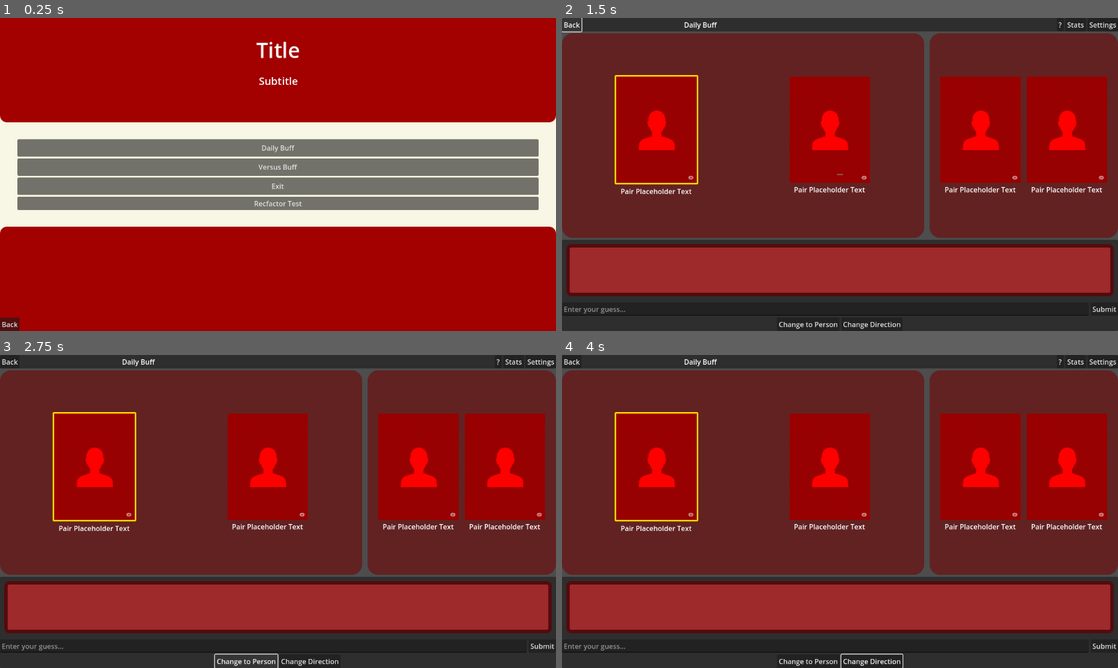
Above: before the commit, frames 1-4 (two rows, left to right).
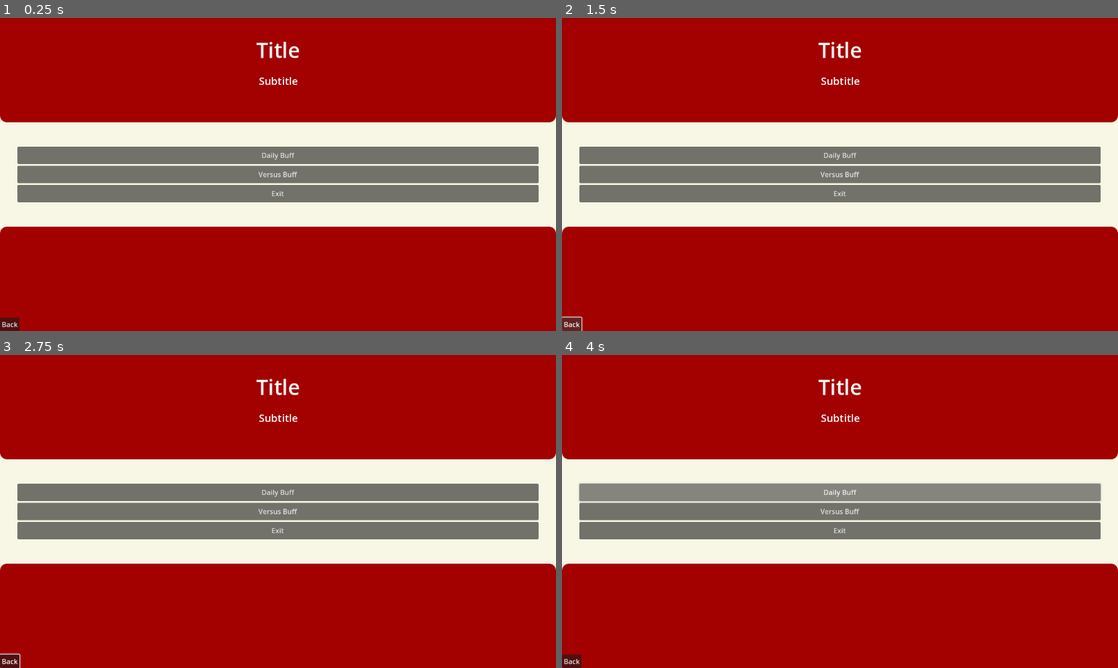
Above: after the commit, the same moments.

Repository: PlanetAriumGameStudio/movie-bluff-gameapp
Game: Godot game, scene res://scenes/menus/main_menu/main_menu.tscn
Same seed, same stepped clock (60 frames per second), same inputs: the game is played once before the commit and once after it. This scene is started directly instead of the project's main scene.
Inputs (mouse positions are in pixels of both pictures, inside the frame that each line leads up to):
- Up to frame 1 (0.25 s): no input
- Up to frame 2 (1.5 s): click (840, 202) at 0.5 s, where only the run before the commit has a clickable "Recfactor Test"; click "Back" at 1.25 s
- Up to frame 3 (2.75 s): click (244, 661) at 2 s, where only the run before the commit has a clickable "Change to Person"
- Up to frame 4 (4 s): click (873, 661) at 2.75 s, where only the run before the commit has a clickable "Change Direction"; click (840, 492) at 3.5 s, where only the run after the commit has a clickable "Daily Buff"

The runs differ from the first frame. In frame 1, 7.9% of the frame differs, in the area x 3-97%, y 38-62%; in frame 2, 92%, in the area x 0-100%, y 0-100%; in frame 3, 92%; in frame 4, 92%.

Commit message:
chore: removing old daily scene

Diff:
--- a/scenes/game_scenes/daily_game.tscn
+++ /dev/null
@@ -1,196 +0,0 @@
-[gd_scene load_steps=10 format=3 uid="uid://7qt1dp4hjbjs"]
-
-[ext_resource type="Script" uid="uid://b7t0shptpvpcv" path="res://scripts/game_scenes/daily_game.gd" id="1_8tb7p"]
-[ext_resource type="PackedScene" uid="uid://gou6m2qym2gd" path="res://scenes/game_scenes/daily_path.tscn" id="2_heer1"]
-[ext_resource type="PackedScene" uid="uid://dtjpcnacdl0pk" path="res://scenes/game_scenes/movie_person_pair.tscn" id="3_xakyb"]
-[ext_resource type="PackedScene" uid="uid://bo8gaqlalrqy4" path="res://scenes/menus/daily_submission_popup/bar_chart.tscn" id="4_6rhka"]
-
-[sub_resource type="StyleBoxFlat" id="StyleBoxFlat_2sjiv"]
-bg_color = Color(0.79, 0.76788, 0.6794, 1)
-
-[sub_resource type="StyleBoxFlat" id="StyleBoxFlat_xdbol"]
-bg_color = Color(0.639216, 0, 0, 1)
-corner_radius_bottom_right = 16
-corner_radius_bottom_left = 16
-
-[sub_resource type="StyleBoxFlat" id="StyleBoxFlat_kbjor"]
-bg_color = Color(0.64, 0, 0, 1)
-border_color = Color(0.45098, 0, 0, 1)
-corner_radius_top_left = 16
-corner_radius_top_right = 16
-
-[sub_resource type="StyleBoxEmpty" id="StyleBoxEmpty_2sjiv"]
-
-[sub_resource type="StyleBoxFlat" id="StyleBoxFlat_a0igo"]
-bg_color = Color(0.619608, 0.164706, 0.168627, 1)
-border_width_left = 8
-border_width_top = 8
-border_width_right = 8
-border_width_bottom = 8
-border_color = Color(0.329412, 0.0431373, 0.054902, 1)
-corner_radius_top_left = 10
-corner_radius_top_right = 10
-corner_radius_bottom_right = 10
-corner_radius_bottom_left = 10
-
-[node name="DailyGame" type="Control"]
-layout_mode = 3
-anchors_preset = 15
-anchor_right = 1.0
-anchor_bottom = 1.0
-grow_horizontal = 2
-grow_vertical = 2
-size_flags_horizontal = 4
-size_flags_vertical = 4
-script = ExtResource("1_8tb7p")
-
-[node name="PanelContainer" type="PanelContainer" parent="."]
-layout_mode = 1
-anchors_preset = 15
-anchor_right = 1.0
-anchor_bottom = 1.0
-grow_horizontal = 2
-grow_vertical = 2
-theme_override_styles/panel = SubResource("StyleBoxFlat_2sjiv")
-
-[node name="ScreenVBoxContainer" type="VBoxContainer" parent="PanelContainer"]
-layout_mode = 2
-
-[node name="HeaderContainer" type="PanelContainer" parent="PanelContainer/ScreenVBoxContainer"]
-layout_mode = 2
-theme_override_styles/panel = SubResource("StyleBoxFlat_xdbol")
-
-[node name="VBoxContainer" type="VBoxContainer" parent="PanelContainer/ScreenVBoxContainer/HeaderContainer"]
-layout_mode = 2
-
-[node name="HeaderHBox" type="HBoxContainer" parent="PanelContainer/ScreenVBoxContainer/HeaderContainer/VBoxContainer"]
-layout_mode = 2
-
-[node name="BackButton" type="Button" parent="PanelContainer/ScreenVBoxContainer/HeaderContainer/VBoxContainer/HeaderHBox"]
-layout_mode = 2
-text = "Back to Main Menu"
-
-[node name="Spacer" type="Control" parent="PanelContainer/ScreenVBoxContainer/HeaderContainer/VBoxContainer/HeaderHBox"]
-layout_mode = 2
-size_flags_horizontal = 3
-
-[node name="OptionsButton" type="Button" parent="PanelContainer/ScreenVBoxContainer/HeaderContainer/VBoxContainer/HeaderHBox"]
-layout_mode = 2
-text = "Options
-"
-
-[node name="DailyPath" parent="PanelContainer/ScreenVBoxContainer/HeaderContainer/VBoxContainer" instance=ExtResource("2_heer1")]
-unique_name_in_owner = true
-layout_mode = 2
-size_flags_horizontal = 1
-
-[node name="GameboardHBoxContainer" type="HSplitContainer" parent="PanelContainer/ScreenVBoxContainer"]
-unique_name_in_owner = true
-layout_mode = 2
-size_flags_horizontal = 3
-size_flags_vertical = 3
-dragging_enabled = false
-dragger_visibility = 1
-
-[node name="StartingPair" parent="PanelContainer/ScreenVBoxContainer/GameboardHBoxContainer" instance=ExtResource("3_xakyb")]
-unique_name_in_owner = true
-layout_mode = 2
-size_flags_vertical = 1
-
-[node name="FinishingPair" parent="PanelContainer/ScreenVBoxContainer/GameboardHBoxContainer" instance=ExtResource("3_xakyb")]
-unique_name_in_owner = true
-layout_mode = 2
-
-[node name="UserInputMargin" type="PanelContainer" parent="PanelContainer/ScreenVBoxContainer"]
-unique_name_in_owner = true
-custom_minimum_size = Vector2(0, 120)
-layout_mode = 2
-size_flags_horizontal = 3
-theme_override_styles/panel = SubResource("StyleBoxFlat_kbjor")
-
-[node name="VBoxContainer" type="VBoxContainer" parent="PanelContainer/ScreenVBoxContainer/UserInputMargin"]
-custom_minimum_size = Vector2(0, 150)
-layout_mode = 2
-alignment = 2
-
-[node name="VBoxContainer2" type="HBoxContainer" parent="PanelContainer/ScreenVBoxContainer/UserInputMargin/VBoxContainer"]
-layout_mode = 2
-alignment = 1
-
-[node name="ChangeDirectionButton" type="Button" parent="PanelContainer/ScreenVBoxContainer/UserInputMargin/VBoxContainer/VBoxContainer2"]
-layout_mode = 2
-text = "Change Direction"
-
-[node name="ChangeTypeToggleButton" type="Button" parent="PanelContainer/ScreenVBoxContainer/UserInputMargin/VBoxContainer/VBoxContainer2"]
-unique_name_in_owner = true
-layout_mode = 2
-text = "Toggle Change Type"
-
-[node name="VBoxContainer" type="VBoxContainer" parent="PanelContainer/ScreenVBoxContainer/UserInputMargin/VBoxContainer"]
-custom_minimum_size = Vector2(400, 0)
-layout_mode = 2
-size_flags_vertical = 8
-
-[node name="SubmissionInput" type="LineEdit" parent="PanelContainer/ScreenVBoxContainer/UserInputMargin/VBoxContainer/VBoxContainer"]
-unique_name_in_owner = true
-custom_minimum_size = Vector2(0, 40)
-layout_mode = 2
-theme_override_styles/focus = SubResource("StyleBoxEmpty_2sjiv")
-placeholder_text = "Enter Next Step Here"
-keep_editing_on_text_submit = true
-
-[node name="SubmissionButton" type="Button" parent="PanelContainer/ScreenVBoxContainer/UserInputMargin/VBoxContainer/VBoxContainer"]
-unique_name_in_owner = true
-layout_mode = 2
-text = "Add "
-
-[node name="GameCompletionPopupPanel" type="PopupPanel" parent="."]
-unique_name_in_owner = true
-title = "Congratulations"
-initial_position = 5
-size = Vector2i(383, 256)
-borderless = false
-always_on_top = true
-theme_override_styles/panel = SubResource("StyleBoxFlat_a0igo")
-
-[node name="VBoxContainer" type="VBoxContainer" parent="GameCompletionPopupPanel"]
-anchors_preset = 15
-anchor_right = 1.0
-anchor_bottom = 1.0
-offset_left = 8.0
-offset_top = 8.0
-offset_right = 375.0
-offset_bottom = 248.0
-grow_horizontal = 2
-grow_vertical = 2
-theme_override_constants/separation = 15
-alignment = 1
-
-[node name="GameCompletionLabel" type="Label" parent="GameCompletionPopupPanel/VBoxContainer"]
-unique_name_in_owner = true
-layout_mode = 2
-size_flags_vertical = 3
-text = "Great Job! You got it in X jumps!
-Want to see how you compare to others?"
-horizontal_alignment = 1
-
-[node name="BarChart" parent="GameCompletionPopupPanel/VBoxContainer" instance=ExtResource("4_6rhka")]
-unique_name_in_owner = true
-visible = false
-layout_mode = 2
-
-[node name="DailySubmissionButton" type="Button" parent="GameCompletionPopupPanel/VBoxContainer"]
-unique_name_in_owner = true
-layout_mode = 2
-size_flags_vertical = 8
-text = "Submit Path"
-
-[connection signal="pressed" from="PanelContainer/ScreenVBoxContainer/HeaderContainer/VBoxContainer/HeaderHBox/BackButton" to="." method="_on_back_button_pressed"]
-[connection signal="game_completed" from="PanelContainer/ScreenVBoxContainer/HeaderContainer/VBoxContainer/DailyPath" to="." method="_on_daily_path_game_completed"]
-[connection signal="button_down" from="PanelContainer/ScreenVBoxContainer/UserInputMargin/VBoxContainer/VBoxContainer2/ChangeDirectionButton" to="." method="_on_change_direction_button_button_down"]
-[connection signal="button_down" from="PanelContainer/ScreenVBoxContainer/UserInputMargin/VBoxContainer/VBoxContainer2/ChangeTypeToggleButton" to="." method="_on_change_type_toggle_button_button_down"]
-[connection signal="text_submitted" from="PanelContainer/ScreenVBoxContainer/UserInputMargin/VBoxContainer/VBoxContainer/SubmissionInput" to="." method="_on_submission_input_text_submitted"]
-[connection signal="text_submitted" from="PanelContainer/ScreenVBoxContainer/UserInputMargin/VBoxContainer/VBoxContainer/SubmissionInput" to="PanelContainer/ScreenVBoxContainer/HeaderContainer/VBoxContainer/DailyPath" method="_on_submission_input_text_submitted"]
-[connection signal="button_down" from="PanelContainer/ScreenVBoxContainer/UserInputMargin/VBoxContainer/VBoxContainer/SubmissionButton" to="." method="_on_submission_button_button_down"]
-[connection signal="button_down" from="PanelContainer/ScreenVBoxContainer/UserInputMargin/VBoxContainer/VBoxContainer/SubmissionButton" to="PanelContainer/ScreenVBoxContainer/HeaderContainer/VBoxContainer/DailyPath" method="_on_submission_button_button_down"]
-[connection signal="button_down" from="GameCompletionPopupPanel/VBoxContainer/DailySubmissionButton" to="." method="_on_submit_button_button_down"]
--- a/scenes/menus/main_menu/main_menu.tscn
+++ b/scenes/menus/main_menu/main_menu.tscn
@@ -8,7 +8,7 @@
 
 [node name="MainMenu" instance=ExtResource("1_kx65a")]
 script = ExtResource("2_flk2s")
-game_scene_path = "uid://7qt1dp4hjbjs"
+game_scene_path = "uid://nirrc311lvac"
 options_packed_scene = null
 
 [node name="BackgroundColour" type="Panel" parent="." index="0"]
@@ -29,10 +29,4 @@
 layout_mode = 2
 text = "Versus Buff"
 
-[node name="RefactorButton" type="Button" parent="MenuContainer/MenuButtonsMargin/MenuButtonsContainer/MenuButtonsBoxContainer" index="5"]
-unique_name_in_owner = true
-layout_mode = 2
-text = "Recfactor Test"
-
 [connection signal="pressed" from="MenuContainer/MenuButtonsMargin/MenuButtonsContainer/MenuButtonsBoxContainer/CompetitiveButton" to="." method="_on_competitive_button_pressed"]
-[connection signal="pressed" from="MenuContainer/MenuButtonsMargin/MenuButtonsContainer/MenuButtonsBoxContainer/RefactorButton" to="." method="_on_refactor_button_pressed"]
--- a/scripts/game_scenes/daily_game.gd
+++ /dev/null
@@ -1,299 +0,0 @@
-extends Control
-
-### [STATE TRACKING]
-enum State {INIT, PLAYING, COMPLETED}
-var current_state: State
-
-enum {START_TO_FINISH, FINISH_TO_START}
-var current_direction = START_TO_FINISH
-
-enum CHANGE_TYPES {NONE, MOVIE, PERSON}
-var last_change:CHANGE_TYPES
-
-var current_pairing:Pairing
-
-# Tracks game completion state. will be updated once per submission.
-var path_complete:bool
-
-@onready var bar_chart = %BarChart
-
-# Call API daily endpoint to populate start and finish pairs
-# TODO incorporate account information later
-func _ready() -> void:
-	print("Ready")
-	set_state(State.INIT)
-
-# --- State Machine ---
-
-func set_state(new_state: State) -> void:
-	if current_state == new_state and current_state != State.INIT:
-		return
-
-	# Exit logic for the current state
-	match current_state:
-		State.PLAYING:
-			_exit_playing()
-		State.COMPLETED:
-			_exit_completed()
-	current_state = new_state
-
-	# Enter logic for the new state
-	match current_state:
-		State.INIT:
-			_enter_init()
-		State.PLAYING:
-			_enter_playing()
-		State.COMPLETED:
-			_enter_completed()
-
-# --- State Enter/Exit Logic ---
-
-func _enter_init():
-	print("Entering INIT state")
-	# Reset all game variables to their defaults
-	current_pairing = Pairing.new()
-	current_direction = START_TO_FINISH
-	path_complete = false
-	# Set initial UI state to match game state
-	%GameboardHBoxContainer.split_offset = 200
-	_update_changing(CHANGE_TYPES.PERSON) # Default to changing the Movie
-	_update_toggle_button_text()
-	%SubmissionInput.grab_focus()
-
-	# Connect to all signals from our global ApiClient
-	ApiClient.daily_status_received.connect(_on_api_status_received)
-	ApiClient.daily_game_setup_received.connect(_on_api_game_setup_received)
-	ApiClient.daily_submission_succeeded.connect(_on_api_submission_succeeded)
-	ApiClient.movie_credits_received.connect(_on_api_credits_for_movie_received)
-	ApiClient.person_credits_received.connect(_on_api_credits_for_person_received)
-	ApiClient.request_failed.connect(_on_api_request_failed)
-
-	print("Fetch Status")
-	ApiClient.fetch_daily_status()
-
-func _enter_playing():
-	print("Entering PLAYING state")
-	# TODO: Enable UI elements for gameplay
-
-func _exit_playing():
-	print("Exiting PLAYING state")
-	# TODO: Disable UI to prevent input during state transitions or in other states
-
-func _enter_completed():
-	print("Entering COMPLETED state")
-	%GameCompletionPopupPanel.popup()
-
-func _exit_completed():
-	print("Exiting COMPLETED state")
-
-func daily_submission():
-	print("Submitting daily...")
-	#TODO: Actual player ID/account hookup
-	var path_data = %DailyPath.get_full_path_json()
-	ApiClient.submit_daily_path(path_data)
-
-func _update_changing(type: CHANGE_TYPES) -> void:
-	last_change = type
-	_update_toggle_button_text()
-	var highlight_type: MoviePersonPair.Highlight
-	match type:
-		CHANGE_TYPES.MOVIE:
-			# When changing the movie, the person is the source. Highlight the person.
-			highlight_type = MoviePersonPair.Highlight.PERSON
-		CHANGE_TYPES.PERSON:
-			# When changing the person, the movie is the source. Highlight the movie.
-			highlight_type = MoviePersonPair.Highlight.MOVIE
-		_: # This covers CHANGE_TYPES.NONE
-			highlight_type = MoviePersonPair.Highlight.NONE
-
-	# Always clear both highlights first to ensure a clean state.
-	%StartingPair.set_highlight(MoviePersonPair.Highlight.NONE)
-	%FinishingPair.set_highlight(MoviePersonPair.Highlight.NONE)
-
-	# Then, apply the highlight only to the active pair.
-	if current_direction == START_TO_FINISH:
-		%StartingPair.set_highlight(highlight_type)
-	else:
-		%FinishingPair.set_highlight(highlight_type)
-
-func _show_daily_results(results: Array) -> void:
-	# Hide the main game UI elements
-	%GameboardHBoxContainer.hide()
-	%UserInputMargin.hide()
-
-	# Repurpose the completion popup to show results
-	%GameCompletionPopupPanel.title = "Daily Results"
-	%DailySubmissionButton.hide() # Hide the submission button
-	print("Populate chart with results:")
-	print(results)
-	# Hide the old label and show/populate the bar chart
-	%GameCompletionLabel.hide()
-	bar_chart.show()
-	bar_chart.populate_chart(results)
-
-	%GameCompletionPopupPanel.popup_centered()
-
-# --- Data Transformation ---
-
-func _transform_results_map_to_array(results_map: Dictionary) -> Array:
-	var results_array: Array = []
-	for steps_str in results_map.keys():
-		var steps_int = int(steps_str)
-		var count = results_map[steps_str]
-		results_array.append({"steps": steps_int, "count": count})
-	return results_array
-
-
-# --- API Signal Handlers ---
-
-func _on_api_status_received(status_data: Dictionary):
-	if status_data.get("submitted", false):
-		print("Already submitted for today. Showing results.")
-		var results_map = status_data.get("results_map", {})
-		var results = _transform_results_map_to_array(results_map)
-		_show_daily_results(results)
-	else:
-		print("Not submitted yet. Fetching game setup data.")
-		ApiClient.fetch_daily_game_data()
-
-func _on_api_game_setup_received(start_pair: Pairing, end_pair: Pairing):
-	%StartingPair.set_pairing(start_pair)
-	%FinishingPair.set_pairing(end_pair)
-	%DailyPath.init_daily_path(start_pair, end_pair)
-	print("Initialized, transitioning to PLAYING state")
-	set_state(State.PLAYING)
-
-func _on_api_submission_succeeded(results_data: Dictionary):
-	print("Submission successful. Results: ", results_data)
-	var results_map = results_data.get("results_map", {})
-	_show_daily_results(_transform_results_map_to_array(results_map))
-
-func _on_api_credits_for_movie_received(credits: Array, next_pair: Pairing):
-	next_pair.movie_credits = credits
-	if current_direction == FINISH_TO_START:
-		%FinishingPair.update_movie_pairing(next_pair)
-	else:
-		%StartingPair.update_movie_pairing(next_pair)
-
-func _on_api_credits_for_person_received(credits: Array, next_pair: Pairing):
-	next_pair.person_credits = credits
-	if current_direction == FINISH_TO_START:
-		%FinishingPair.update_person_pairing(next_pair)
-	else:
-		%StartingPair.update_person_pairing(next_pair)
-
-func _on_api_request_failed(message: String):
-	# TODO: Implement a user-facing error popup
-	print("API Error: ", message)
-
-# --- UI Event Handlers ---
-
-func _movie_has_submission(input):
-	# TODO Better search comparisons and fuzzy logic
-	return input["title"] == %SubmissionInput.text
-
-func _person_has_submission(input):
-	# TODO Better search comparisons and fuzzy logic
-	return input["name"] == %SubmissionInput.text
-
-func _push_pair_to_path(pair:Pairing):
-	if current_direction == START_TO_FINISH:
-		%DailyPath.push_to_start(pair)
-	else:
-		%DailyPath.push_to_finish(pair)
-
-func _process_movie_change_submission():
-	var credit_index = current_pairing.person_credits.find_custom(_movie_has_submission)
-	if credit_index > -1:
-		# Success: Update pairing and get new credits list
-		var next_pairing = current_pairing.duplicate()
-		var credit = current_pairing.person_credits[credit_index]
-		next_pairing.movie_id = credit.id
-		next_pairing.movie_name = credit.title
-		next_pairing.movie_poster_url = credit.poster_path if credit.poster_path else ""
-		ApiClient.fetch_credits_for_movie(next_pairing)
-		_update_changing(CHANGE_TYPES.MOVIE)
-		_push_pair_to_path(next_pairing)
-		%SubmissionInput.clear()
-		%SubmissionInput.grab_focus()
-	else:
-		print("Submission Error: Movie not found in person's credits.")
-
-func _process_person_change_submission():
-	var credit_index = current_pairing.movie_credits.find_custom(_person_has_submission)
-	if credit_index > -1:
-		var next_pairing = current_pairing.duplicate()
-		var credit = current_pairing.movie_credits[credit_index]
-		next_pairing.person_id = credit.id
-		next_pairing.person_name = credit.name
-		next_pairing.person_profile_url = credit.profile_path if credit.profile_path else ""
-		ApiClient.fetch_credits_for_person(next_pairing)
-		_update_changing(CHANGE_TYPES.PERSON)
-		_push_pair_to_path(next_pairing)
-		%SubmissionInput.clear()
-		%SubmissionInput.grab_focus()
-	else:
-		print("Submission Error: Person not found in movie's credits.")
-
-func _on_submission_button_button_down() -> void:
-	if current_state != State.PLAYING:
-		return
-	current_pairing = %StartingPair.get_pair() if current_direction == START_TO_FINISH else %FinishingPair.get_pair()
-	match last_change:
-		CHANGE_TYPES.PERSON: # User is submitting a movie to change from a person
-			_process_movie_change_submission()
-		CHANGE_TYPES.MOVIE: # User is submitting a person to change from a movie
-			_process_person_change_submission()
-		_:
-			print("Submission Error: No change type selected.")
-
-func _on_submission_input_text_submitted(_new_text: String):
-	# Trigger the same logic as clicking the submission button.
-	_on_submission_button_button_down()
-
-func _on_change_type_toggle_button_button_down() -> void:
-	if current_state != State.PLAYING:
-		return
-
-	if last_change == CHANGE_TYPES.PERSON:
-		_update_changing(CHANGE_TYPES.MOVIE)
-	else:
-		_update_changing(CHANGE_TYPES.PERSON)
-	%SubmissionInput.grab_focus()
-
-func _update_toggle_button_text():
-	%ChangeTypeToggleButton.text = "Change to Person" if last_change == CHANGE_TYPES.PERSON else "Change to Movie"
-
-func _on_change_direction_button_button_down() -> void:
-	if current_state != State.PLAYING:
-		return
-
-	var target_offset: int
-	if current_direction == START_TO_FINISH:
-		current_direction = FINISH_TO_START
-		target_offset = -200
-	else:
-		current_direction = START_TO_FINISH
-		target_offset = 200
-
-	var tween = create_tween()
-	tween.set_trans(Tween.TRANS_CUBIC).set_ease(Tween.EASE_IN_OUT)
-	tween.tween_property(%GameboardHBoxContainer, "split_offset", target_offset, 0.4)
-
-	# Re-evaluate and apply highlights for the new direction.
-	_update_changing(last_change)
-	%SubmissionInput.grab_focus()
-
-func _on_submit_button_button_down() -> void:
-	daily_submission()
-
-func _on_daily_path_game_completed() -> void:
-	print("Game complete!")
-	if current_state == State.PLAYING:
-		set_state(State.COMPLETED)
-
-
-func _on_back_button_pressed() -> void:
-	# Based on your REPO-TODO, you have a scene transition global.
-	# You may need to adjust the path to your main menu scene file.
-	TransitionManager.change_scene("res://scenes/menus/main_menu/main_menu.tscn", 1)
--- a/scripts/menus/main_menu.gd
+++ b/scripts/menus/main_menu.gd
@@ -2,7 +2,3 @@
 
 func _on_competitive_button_pressed() -> void:
 	TransitionManager.change_scene("res://scenes/game_scenes/competitive_game_list.tscn", 1)
-
-
-func _on_refactor_button_pressed() -> void:
-	TransitionManager.change_scene("res://scenes/game_scenes/daily_game_refactor.tscn", 1)
Not shown: 1 places in scenes/game_scenes/daily_game_refactor.tscn that only renumber resources
Not shown, removed: scripts/game_scenes/daily_game.gd.uid
